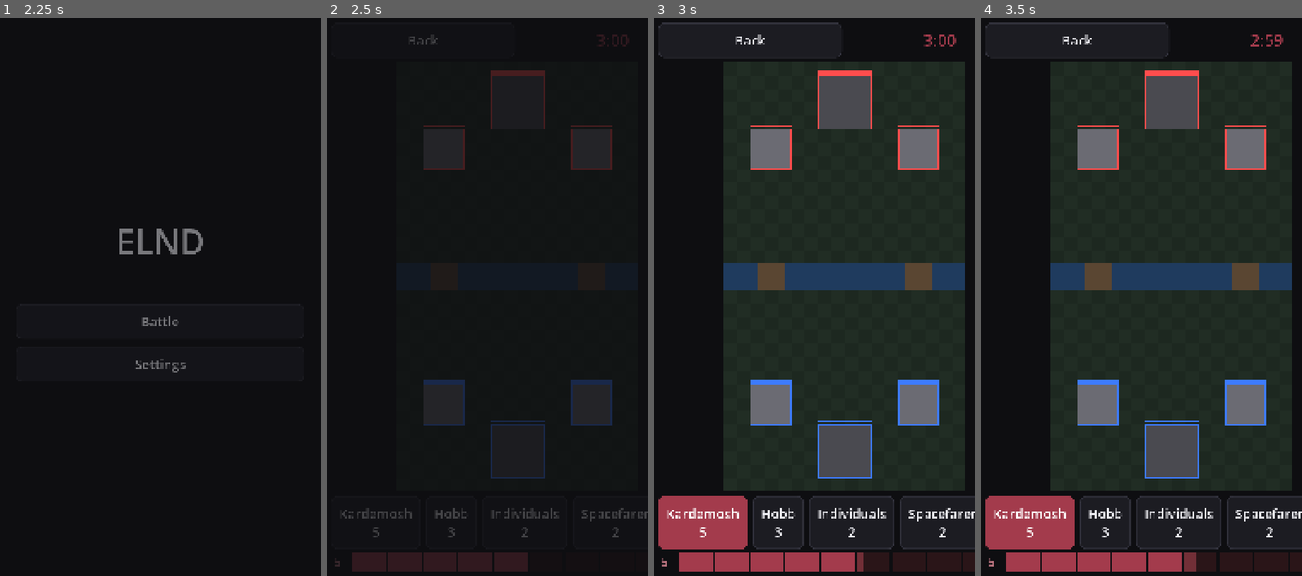
Above: before the commit, frames 1-4 (left to right).
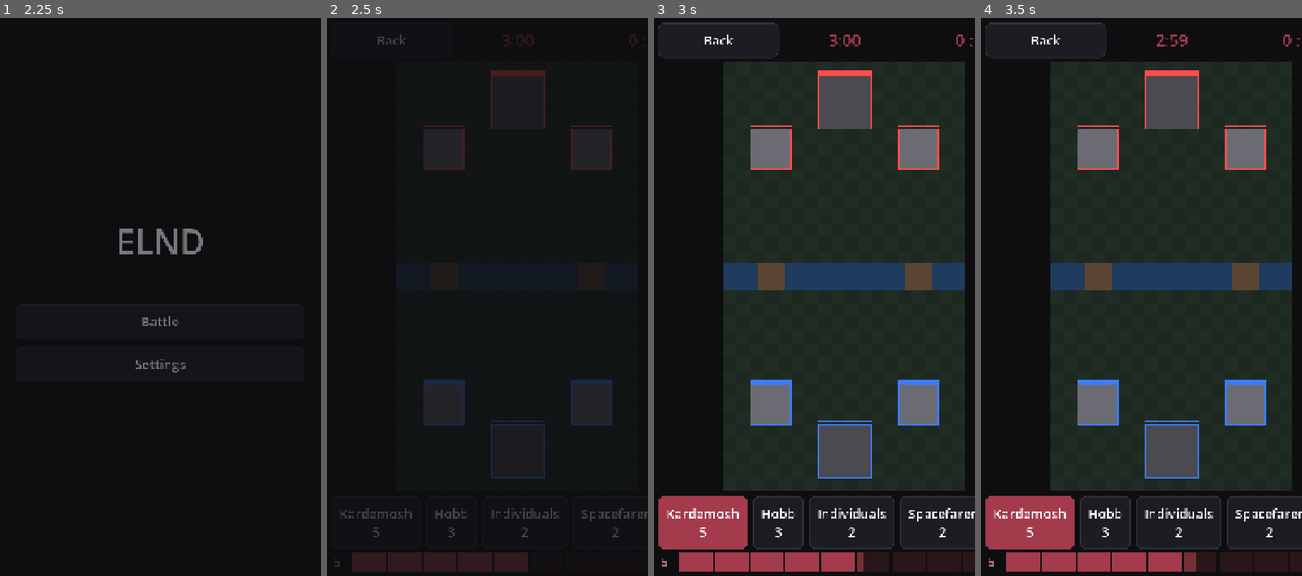
Above: after the commit, the same moments.

Repository: HenryElendheim/ELND
Game: Godot game, scene res://scenes/splash.tscn
Two runs of this game, one before a commit and one after it. Both use one fixed random seed, a clock stepped at 60 frames per second and the inputs below.
Inputs (mouse positions are in pixels of both pictures, inside the frame that each line leads up to):
- Up to frame 1 (2.25 s): tap Enter at 0.5 s; move the mouse to (231, 263) at 0.52 s; click (231, 263) at 0.67 s; drag from (96, 319) to (144, 403) at 1.27 s; click "Battle" at 2 s
- Up to frame 2 (2.5 s): no input
- Up to frame 3 (3 s): click "Kardemosh 5" at 2.75 s
- Up to frame 4 (3.5 s): no input

Frame 1 is identical in both runs. In frame 2, 0.3% of the frame differs, in the area x 15-99%, y 2-6%; in frame 3, 0.4%, in the area x 15-100%, y 0-7%; in frame 4, 0.4%.

Commit message:
Add crowns, overtime and tiebreaker
Milestone 4. Crowns show next to the clock. A tie at 3:00 goes to a 2 min
overtime where the first tower to fall wins, then a tiebreaker where every
tower drains 150 hp/s (in battle.json) so the most damaged one falls first
and its side loses. Smoke test now checks the full-time and tiebreaker
outcomes.

Diff:
--- a/data/battle.json
+++ b/data/battle.json
@@ -19,7 +19,8 @@
 	},
 	"match": {
 		"regular_seconds": 180,
-		"overtime_seconds": 120
+		"overtime_seconds": 120,
+		"tiebreaker_drain_per_second": 150
 	},
 	"ephrocity": {
 		"max": 10,
--- a/scenes/battle.gd
+++ b/scenes/battle.gd
@@ -6,6 +6,7 @@
 ## Caps how many ticks can run in one frame, which stops a slow frame from snowballing into a freeze.
 const MAX_STEPS_PER_FRAME := 8
 const RATE_NAMES := {2.0: "Double Ephrocity", 3.0: "Triple Ephrocity"}
+const PHASE_NAMES := {"overtime": "Overtime", "tiebreaker": "Tiebreaker"}
 
 var sim := BattleSim.new()
 var speed := 1.0
@@ -22,6 +23,8 @@
 var _next_label: Label
 var _clock: Label
 var _rate := 1.0
+var _phase := "regular"
+var _crowns: Label
 var _result_shown := false
 
 
@@ -43,6 +46,10 @@
 	_clock.horizontal_alignment = HORIZONTAL_ALIGNMENT_CENTER
 	_clock.vertical_alignment = VERTICAL_ALIGNMENT_CENTER
 	top.add_child(_clock)
+	_crowns = Ui.label("", "HeadingLabel")
+	_crowns.horizontal_alignment = HORIZONTAL_ALIGNMENT_CENTER
+	_crowns.vertical_alignment = VERTICAL_ALIGNMENT_CENTER
+	top.add_child(_crowns)
 	if Settings.get_value("admin_mode"):
 		_admin = AdminPanel.new(self, _view)
 		top.add_child(Ui.button("Admin", func() -> void: _admin.visible = not _admin.visible))
@@ -93,7 +100,11 @@
 	_refresh_hand()
 	_announce_rate()
 	var left := ceili(sim.seconds_left())
-	_clock.text = "%d:%02d" % [left / 60, left % 60]
+	_clock.text = "Tiebreaker" if sim.phase() == "tiebreaker" else "%d:%02d" % [left / 60, left % 60]
+	_crowns.text = "%d : %d" % [sim.towers_lost(Unit.Team.ENEMY), sim.towers_lost(Unit.Team.PLAYER)]
+	if sim.phase() != _phase:
+		_phase = sim.phase()
+		Nav.toast(PHASE_NAMES.get(_phase, ""))
 	if sim.result != "" and not _result_shown:
 		_show_result()
 
--- a/scripts/battle/battle_sim.gd
+++ b/scripts/battle/battle_sim.gd
@@ -115,25 +115,53 @@
 	return towers.side.positions.size() + towers.main.positions.size() - standing
 
 
+## Which part of the match is running: "regular", "overtime" or "tiebreaker".
+func phase() -> String:
+	var regular := float(_battle.match.regular_seconds)
+	if time < regular:
+		return "regular"
+	return "overtime" if time < regular + float(_battle.match.overtime_seconds) else "tiebreaker"
+
+
+## Time left in the current part of the match. The tiebreaker has no clock.
 func seconds_left() -> float:
-	return maxf(float(_battle.match.regular_seconds) - time, 0.0)
-
-
-## Destroying the main tower wins straight away. When time runs out, whoever destroyed more towers wins.
-## Overtime and the tiebreaker come in the next milestone, so for now an even count is a draw.
+	var end := float(_battle.match.regular_seconds)
+	if phase() != "regular":
+		end += float(_battle.match.overtime_seconds)
+	return maxf(end - time, 0.0)
+
+
+func _main_standing(team: Unit.Team) -> bool:
+	for unit in units:
+		if unit.kind == "main" and unit.team == team:
+			return true
+	return false
+
+
+## The win rules from the design doc, checked after every tick:
+## destroying the main tower wins straight away. Once regular time is up, whoever has destroyed more towers wins,
+## and during overtime that means the first tower to fall decides it. In the tiebreaker every tower drains,
+## so the first tower to fall loses. If both sides lose their main tower at the same moment, it is a draw.
 func _check_result() -> void:
-	for team in [Unit.Team.PLAYER, Unit.Team.ENEMY]:
-		var main_standing := false
-		for unit in units:
-			if unit.kind == "main" and unit.team == team:
-				main_standing = true
-		if not main_standing:
-			result = "enemy" if team == Unit.Team.PLAYER else "player"
-			return
-	if seconds_left() <= 0.0:
-		var player_crowns := towers_lost(Unit.Team.ENEMY)
-		var enemy_crowns := towers_lost(Unit.Team.PLAYER)
-		result = "draw" if player_crowns == enemy_crowns else ("player" if player_crowns > enemy_crowns else "enemy")
+	var player_main := _main_standing(Unit.Team.PLAYER)
+	var enemy_main := _main_standing(Unit.Team.ENEMY)
+	if not player_main or not enemy_main:
+		result = "draw" if player_main == enemy_main else ("player" if player_main else "enemy")
+		return
+	if phase() == "regular":
+		return
+	var player_crowns := towers_lost(Unit.Team.ENEMY)
+	var enemy_crowns := towers_lost(Unit.Team.PLAYER)
+	if player_crowns != enemy_crowns:
+		result = "player" if player_crowns > enemy_crowns else "enemy"
+
+
+## Every tower loses the same amount, which means the most damaged tower is the first to fall.
+func _drain_towers() -> void:
+	var amount := float(_battle.match.tiebreaker_drain_per_second) * tick
+	for unit in units:
+		if unit.is_tower():
+			deal_damage(null, unit, amount)
 
 
 func step() -> void:
@@ -141,6 +169,8 @@
 		return
 	time += tick
 	bot.think(self)
+	if phase() == "tiebreaker":
+		_drain_towers()
 	var bars := tick * ephrocity_rate() / float(_battle.ephrocity.seconds_per_bar)
 	for hand in hands:
 		hand.regenerate(bars)
--- a/tests/smoke.gd
+++ b/tests/smoke.gd
@@ -41,6 +41,8 @@
 	for i in 3:
 		await get_tree().process_frame
 
+	broken += _check_win_rules()
+
 	var hurt := 0
 	for unit in sim.units:
 		if unit.is_tower() and unit.hp < unit.max_hp:
@@ -51,6 +53,36 @@
 		print("Smoke test passed")
 	Settings.set_value("admin_mode", false)
 	get_tree().quit()
+
+
+## Checks that more crowns win once time is up, and that the tiebreaker always ends the match.
+func _check_win_rules() -> int:
+	var broken := 0
+	var regular := float(Data.table("battle").match.regular_seconds)
+	var lead := BattleSim.new()
+	lead.bot.enabled = false
+	for unit in lead.units:
+		if unit.kind == "side" and unit.team == Unit.Team.ENEMY:
+			unit.hp = 0.0
+			break
+	lead.drop_dead()
+	lead.time = regular
+	lead.step()
+	if lead.result != "player":
+		print("Broken file: one crown up at full time did not win, result was '%s'" % lead.result)
+		broken += 1
+	var tied := BattleSim.new()
+	tied.bot.enabled = false
+	tied.time = regular + float(Data.table("battle").match.overtime_seconds)
+	for i in 30 * 30:
+		tied.step()
+	if tied.result == "":
+		print("Broken file: the tiebreaker never ended the match")
+		broken += 1
+	print("Tiebreaker result: " + tied.result)
+	lead.clear()
+	tied.clear()
+	return broken
 
 
 ## Loads every script and scene in a folder and its subfolders, and counts the ones that fail.
